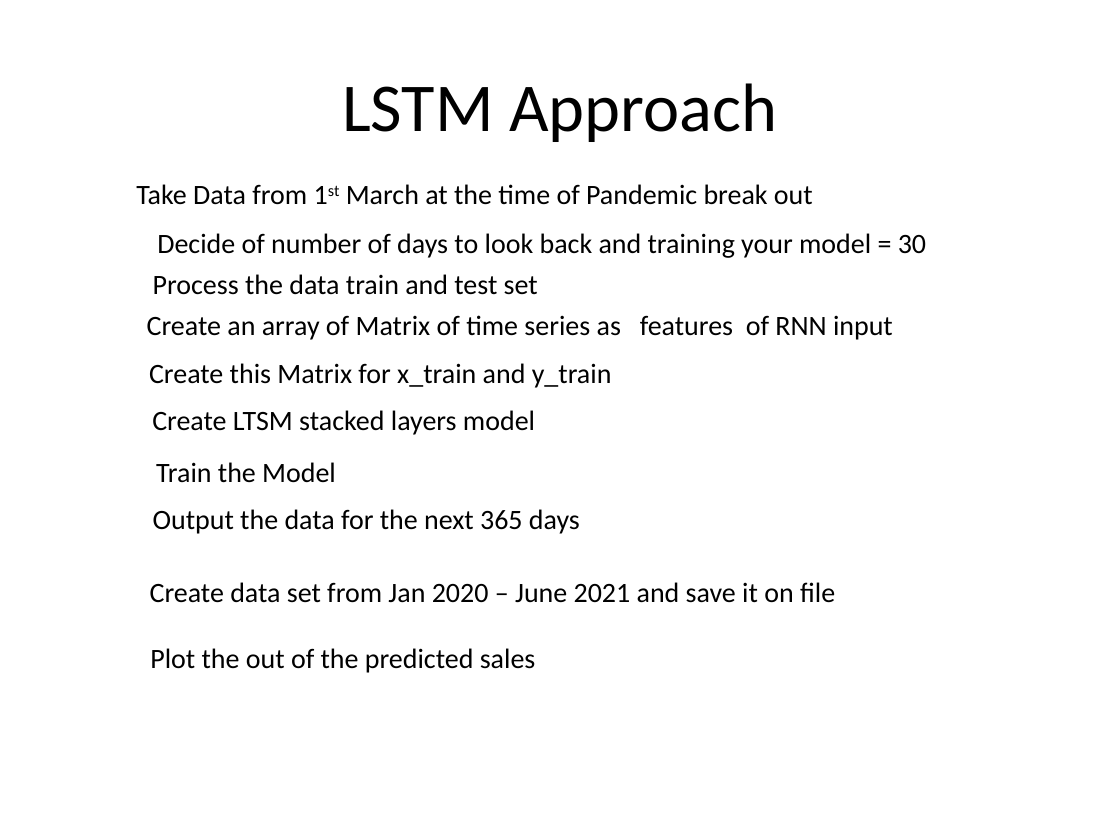
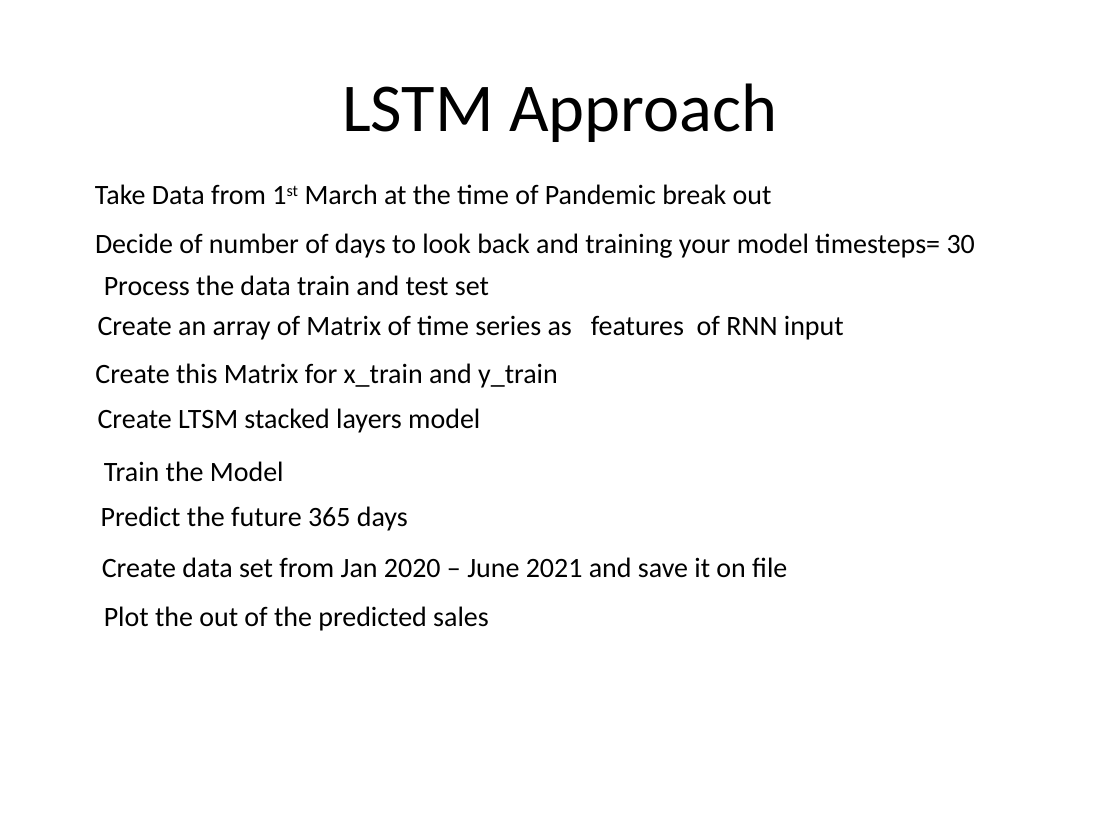
Before and after one commit to ziadmohd/NYCYellowTaxi, a slide deck: slide 10 of Impact of COVID-10 on NYC Taxi Industries.pptx. Drawn at 1120x840 pixels with LibreOffice and Linux fonts; fonts in the diff are those of the drawing. Boxes give left, top, right and bottom in pixels: in the first picture for what was removed or moved away, otherwise in the second. Text is boxed around its words. In the diff, an @@ line names an element or a change of style, - is before the commit and + after.

```diff
--- a/Impact of COVID-10 on NYC Taxi Industries.pptx
+++ b/Impact of COVID-10 on NYC Taxi Industries.pptx
@@ text "Take Data from 1st March ...": place and size @@
-text "Take Data from 1st March ..." at (136, 184, 813, 205)
+text "Take Data from 1st March ..." at (95, 184, 772, 205)
@@ text at (95, 233, 975, 258): text changed @@
-Decide of number of days to look back and training your model = 30
+Decide of number of days to look back and training your model timesteps= 30
@@ text "Create this Matrix for x_train ...": place and size @@
-text "Create this Matrix for x_train ..." at (149, 363, 612, 388)
+text "Create this Matrix for x_train ..." at (95, 363, 558, 388)
@@ text "Create LTSM stacked layers model": place and size @@
-text "Create LTSM stacked layers model" at (152, 410, 535, 435)
+text "Create LTSM stacked layers model" at (98, 408, 480, 433)
@@ 3 texts: place and size @@
-3 texts at (147, 274, 893, 483)
+3 texts at (98, 275, 844, 482)
@@ text at (101, 506, 408, 531): text changed @@
-Output the data for the next 365 days
+Predict the future 365 days
@@ text "Create data set from Jan ...": place and size @@
-text "Create data set from Jan ..." at (150, 582, 835, 603)
+text "Create data set from Jan ..." at (102, 557, 787, 578)
@@ text "Plot the out of the ...": place and size @@
-text "Plot the out of the ..." at (150, 648, 536, 673)
+text "Plot the out of the ..." at (104, 606, 489, 631)
```
Also in this commit, not shown: 2 other slides changed.
